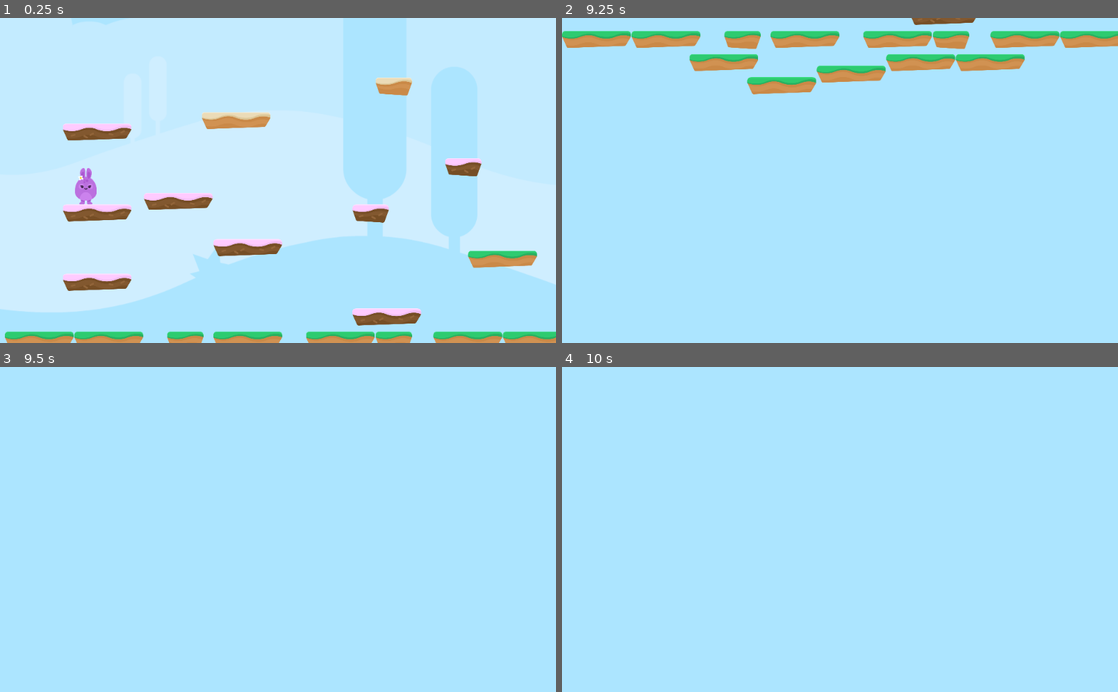
Above: before the commit, frames 1-4 (two rows, left to right).
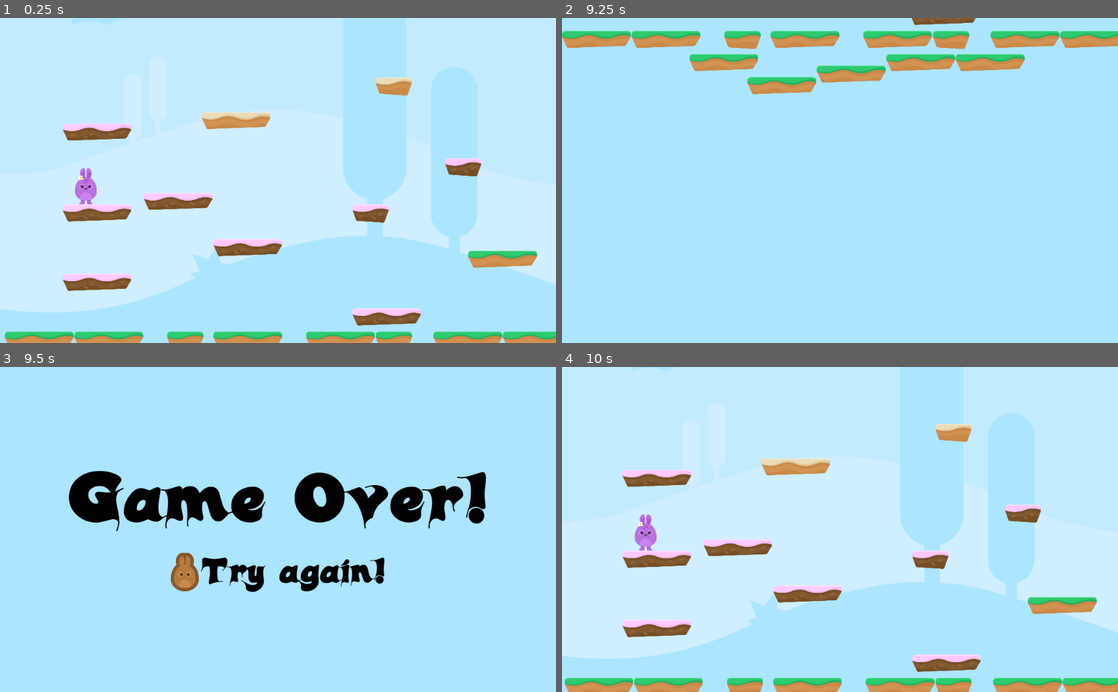
Above: after the commit, the same moments.

Repository: Pahutich/hoppy-days
Game: Godot game, scene res://Levels/Level1.tscn
Two runs of this game, one before a commit and one after it. Both use one fixed random seed, a clock stepped at 60 frames per second and the inputs below.
Inputs (mouse positions are in pixels of both pictures, inside the frame that each line leads up to):
- Up to frame 1 (0.25 s): no input
- Up to frame 2 (9.25 s): hold D (right) 0.53-2.03 s; tap Space (jump) at 0.77, 1.52, 3.02, 3.77, 4.52, 6.02, 6.77, 7.25, 7.52, 9.02 s; hold A (left) 2.03-4.28 s; hold D (right) 4.28-8.03 s; tap Enter at 6.5, 8 s; hold A (left) from 8.03 s (still down)
- Up to frame 3 (9.5 s): keep holding A (left)
- Up to frame 4 (10 s): release A (left) at 9.5 s; click (745, 575) at 9.52 s

Frames 1-2 are identical in both runs. In frame 3, 8.0% of the frame differs, in the area x 12-88%, y 31-70%; in frame 4, 41%, in the area x 0-100%, y 10-100%.

Commit message:
23. The Game Over Screen

Diff:
--- /dev/null
+++ b/Levels/GameOver.gd
@@ -0,0 +1,6 @@
+extends Control
+
+
+
+func _on_RestartButton_pressed():
+	get_tree().change_scene("res://Levels/Level1.tscn")
--- /dev/null
+++ b/Levels/GameOver.tscn
@@ -0,0 +1,65 @@
+[gd_scene load_steps=7 format=2]
+
+[ext_resource path="res://GFX/Background/bg_layer1.png" type="Texture" id=1]
+[ext_resource path="res://Fonts/candles_.ttf" type="DynamicFontData" id=2]
+[ext_resource path="res://Levels/GameOver.gd" type="Script" id=3]
+[ext_resource path="res://GFX/HUD/lifes.png" type="Texture" id=4]
+
+[sub_resource type="DynamicFont" id=1]
+size = 128
+use_filter = true
+font_data = ExtResource( 2 )
+
+[sub_resource type="DynamicFont" id=2]
+size = 64
+outline_color = Color( 0, 0, 0, 1 )
+font_data = ExtResource( 2 )
+
+[node name="GameOver" type="Control"]
+anchor_right = 1.0
+anchor_bottom = 1.0
+script = ExtResource( 3 )
+
+[node name="TextureRect" type="TextureRect" parent="."]
+anchor_right = 1.0
+anchor_bottom = 1.0
+texture = ExtResource( 1 )
+
+[node name="CenterContainer" type="CenterContainer" parent="."]
+anchor_right = 1.0
+anchor_bottom = 1.0
+
+[node name="VBoxContainer" type="VBoxContainer" parent="CenterContainer"]
+margin_left = 125.0
+margin_top = 175.0
+margin_right = 898.0
+margin_bottom = 425.0
+
+[node name="Label" type="Label" parent="CenterContainer/VBoxContainer"]
+margin_right = 773.0
+margin_bottom = 164.0
+custom_colors/font_color = Color( 0, 0, 0, 1 )
+custom_fonts/font = SubResource( 1 )
+text = "Game Over!"
+
+[node name="HBoxContainer" type="HBoxContainer" parent="CenterContainer/VBoxContainer"]
+margin_top = 168.0
+margin_right = 773.0
+margin_bottom = 250.0
+alignment = 1
+
+[node name="RestartButton" type="TextureButton" parent="CenterContainer/VBoxContainer/HBoxContainer"]
+margin_left = 189.0
+margin_right = 241.0
+margin_bottom = 82.0
+texture_normal = ExtResource( 4 )
+
+[node name="Label" type="Label" parent="CenterContainer/VBoxContainer/HBoxContainer"]
+margin_left = 245.0
+margin_right = 584.0
+margin_bottom = 82.0
+custom_colors/font_color = Color( 0, 0, 0, 1 )
+custom_fonts/font = SubResource( 2 )
+text = "Try again!"
+
+[connection signal="pressed" from="CenterContainer/VBoxContainer/HBoxContainer/RestartButton" to="." method="_on_RestartButton_pressed"]
--- a/Player/Player.gd
+++ b/Player/Player.gd
@@ -6,6 +6,7 @@
 const GRAVITY = 300
 const UP = Vector2(0, -1)
 const JUMP_SPEED = 5000
+const WORLD_LIMIT = 4000
 
 signal animate
 
@@ -17,6 +18,8 @@
 	move_and_slide(motion, UP)
 
 func apply_gravity():
+	if position.y > WORLD_LIMIT:
+		end_game()
 	if is_on_floor():
 		motion.y = 0
 	elif is_on_ceiling():
@@ -38,3 +41,6 @@
 
 func animate():
 	emit_signal("animate", motion)
+
+func end_game():
+	get_tree().change_scene("res://Levels/GameOver.tscn")
